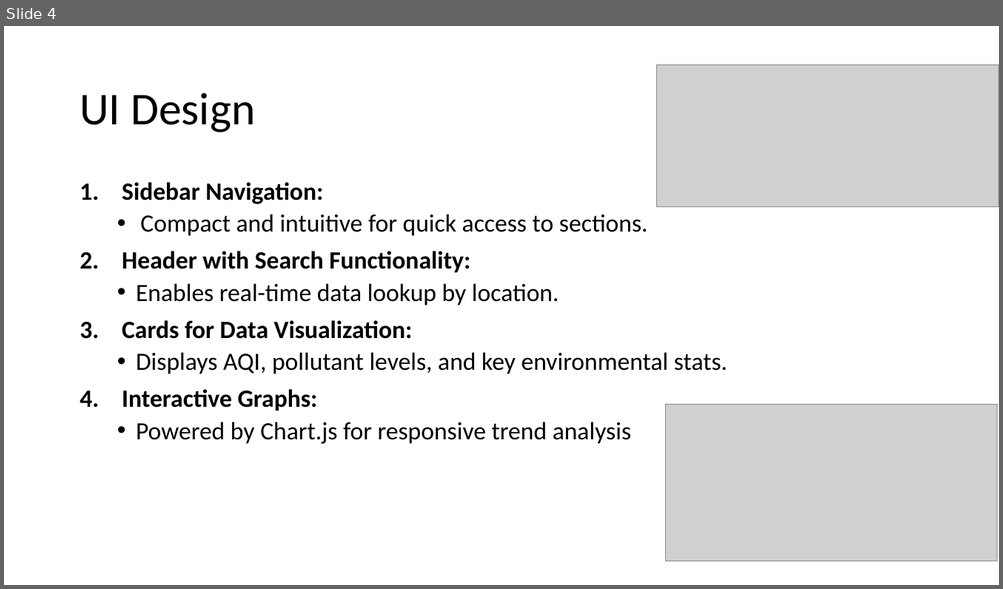
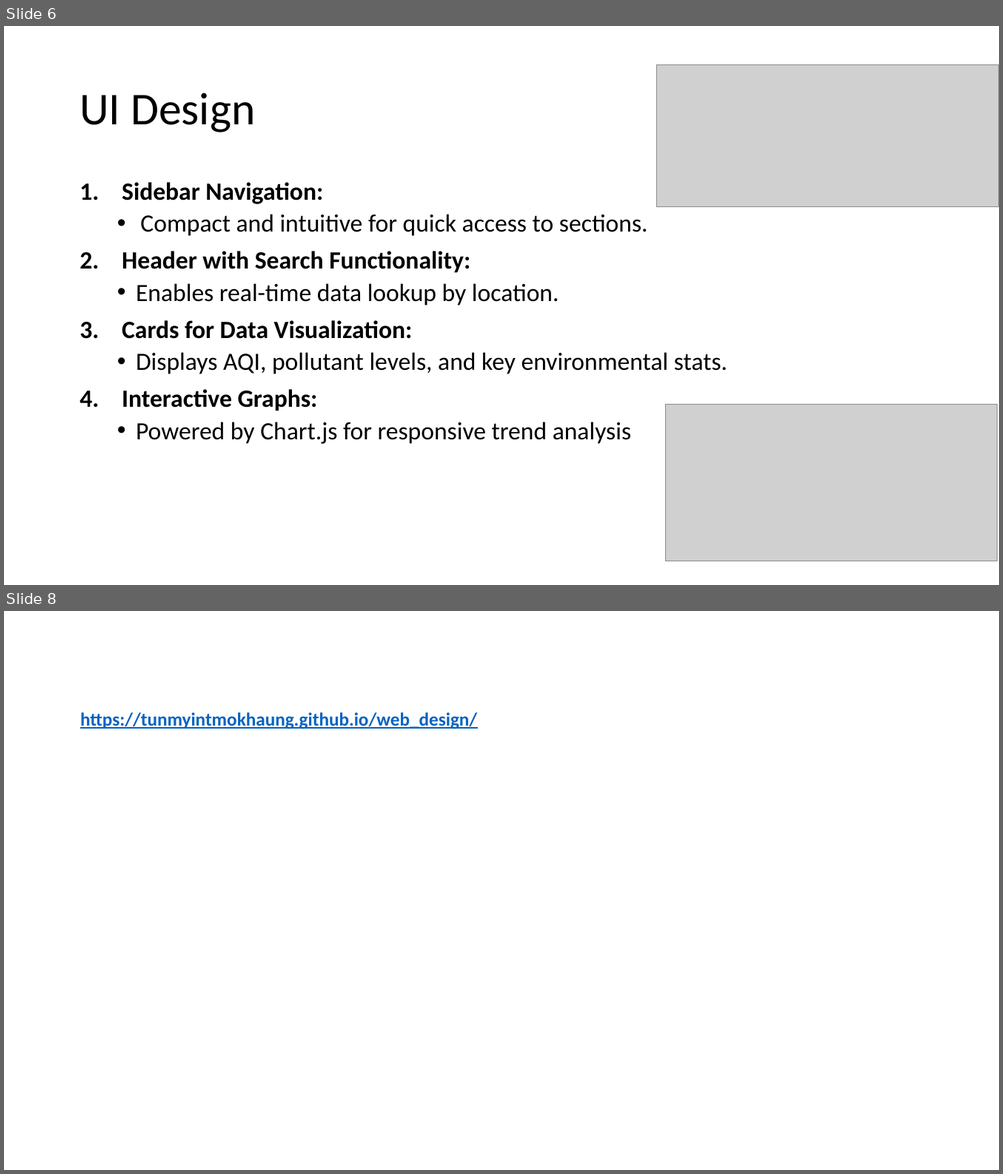
Before and after one commit to TUNMYINTMOKHAUNG/tun_myint_mo_khaung, a slide deck: Web Design Assignment.pptx. Shown one above the other, each under a label of ours: slide 4 before the commit, slides 6 and 8 after it; the slides between them are not shown. The pictures are 1003x589 and 1003x1174 pixels, drawn with LibreOffice and Linux fonts; fonts in the diff are those of the drawing; grey boxes stand for pictures. Boxes give left, top, right and bottom in pixels: in the first picture for what was removed or moved away, otherwise in the second. Text is boxed around its words. In the diff, an @@ line names an element or a change of style, - is before the commit and + after.

```diff
--- a/Web Design Assignment.pptx
+++ b/Web Design Assignment.pptx
@@ slide 8 added at (4,611,999,1170), background #FFFFFF @@
@@ text added at (80,712,477,729), 18 pt, text #0563C1, bold, underline @@
+https://tunmyintmokhaung.github.io/web_design/
@@ what was slide 4 is now slide 6 @@
```
Also in this commit, not shown: 1 slide changed, 2 other slides added.
